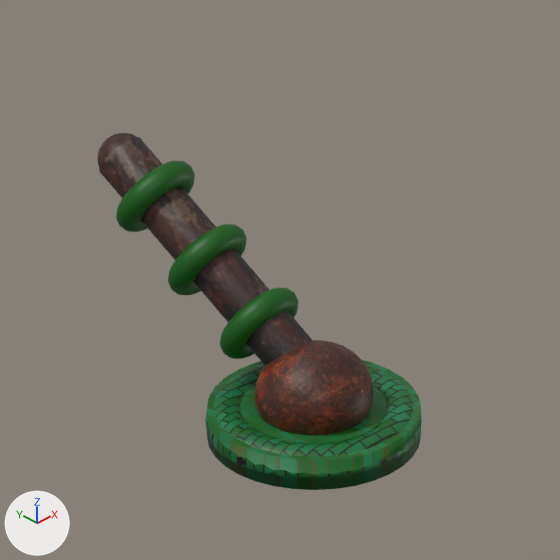
Two versions of the Blender file outfits/zarwal turret.blend, one commit apart.
The view is the same before and after, from the file's camera 'Camera.001'. Lighting does not change. The marker at lower left points along +X, +Y and +Z. The first picture is the older version.
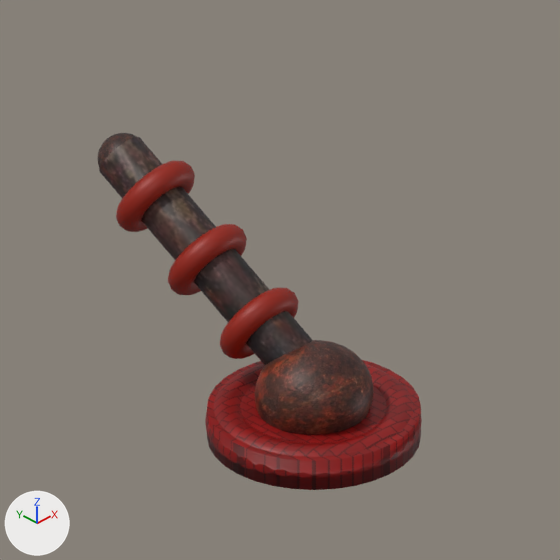
What differs and where, as boxes [x1, y1, x2, y2] in the pictures (560 x 560 px):
'Cylinder', surface changed (green to red)
    both: [207, 360, 421, 490]
'Torus', surface changed (green to red)
    both: [205, 364, 422, 478]
'Torus.002', recoloured (dark green to red)
    both: [116, 161, 195, 232]
'Torus.001', recoloured (dark green to red)
    both: [168, 224, 247, 295]
'Torus.003', recoloured (dark green to red)
    both: [220, 288, 298, 359]

Edits to the bpy script that builds the scene:
```text
Change mat_material_001:
    where n2 = _N.new('ShaderNodeTexBrick'); n2.name = 'Brick Texture'
    n2.inputs[1].default_value: (0.0, 0.105, 0.000792, 1.0) -> (0.3, 0.0, 0.0, 1.0)  # 'Color1', dark green #005b03 -> 'Color1', red #950000
    n2.inputs[2].default_value: (0.00552, 0.2, 0.0728, 1.0) -> (0.2, 0.0, 0.0, 1.0)  # 'Color2', dark green #117c4c -> 'Color2', dark red #7c0000
Change mat_material_005:
    mat_material_005.base_color: (0.0, 0.105, 0.0) -> (0.3, 0.01, 0.0)  # dark green #005b00 -> red #951900
Change mat_material_006:
    where n2 = _N.new('ShaderNodeTexBrick'); n2.name = 'Brick Texture'
    n2.inputs[1].default_value: (0.0, 0.105, 0.000792, 1.0) -> (0.3, 0.0, 0.0, 1.0)  # 'Color1', dark green #005b03 -> 'Color1', red #950000
    n2.inputs[2].default_value: (0.00552, 0.2, 0.0728, 1.0) -> (0.2, 0.0, 0.0, 1.0)  # 'Color2', dark green #117c4c -> 'Color2', dark red #7c0000
```
